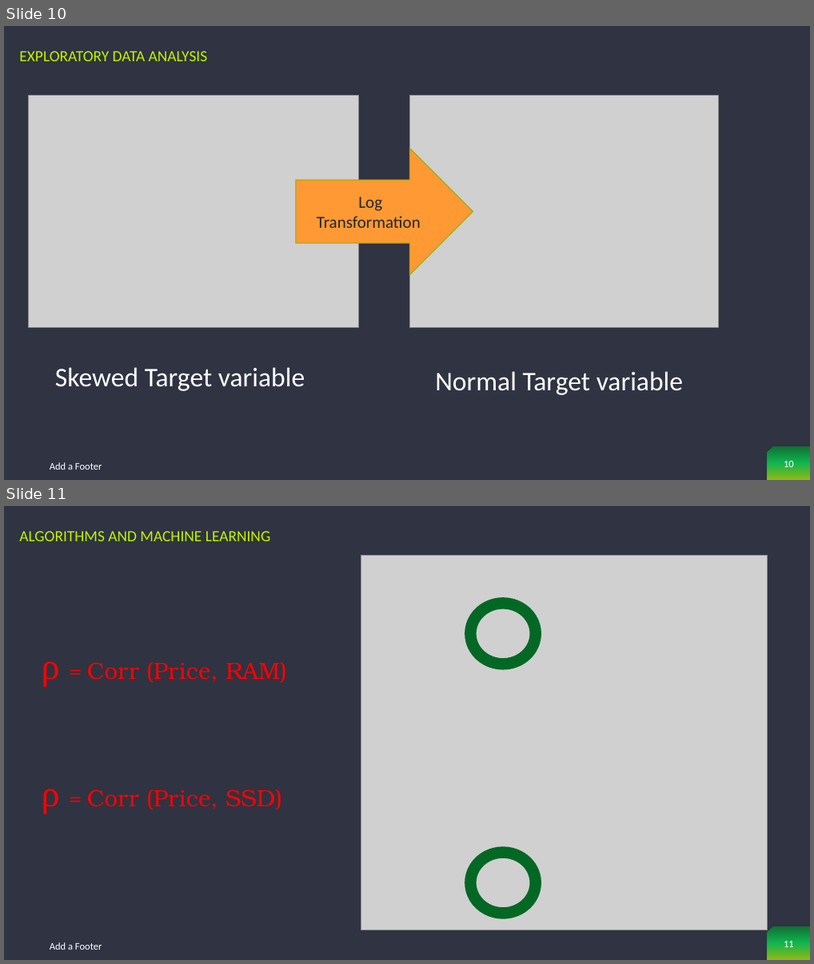
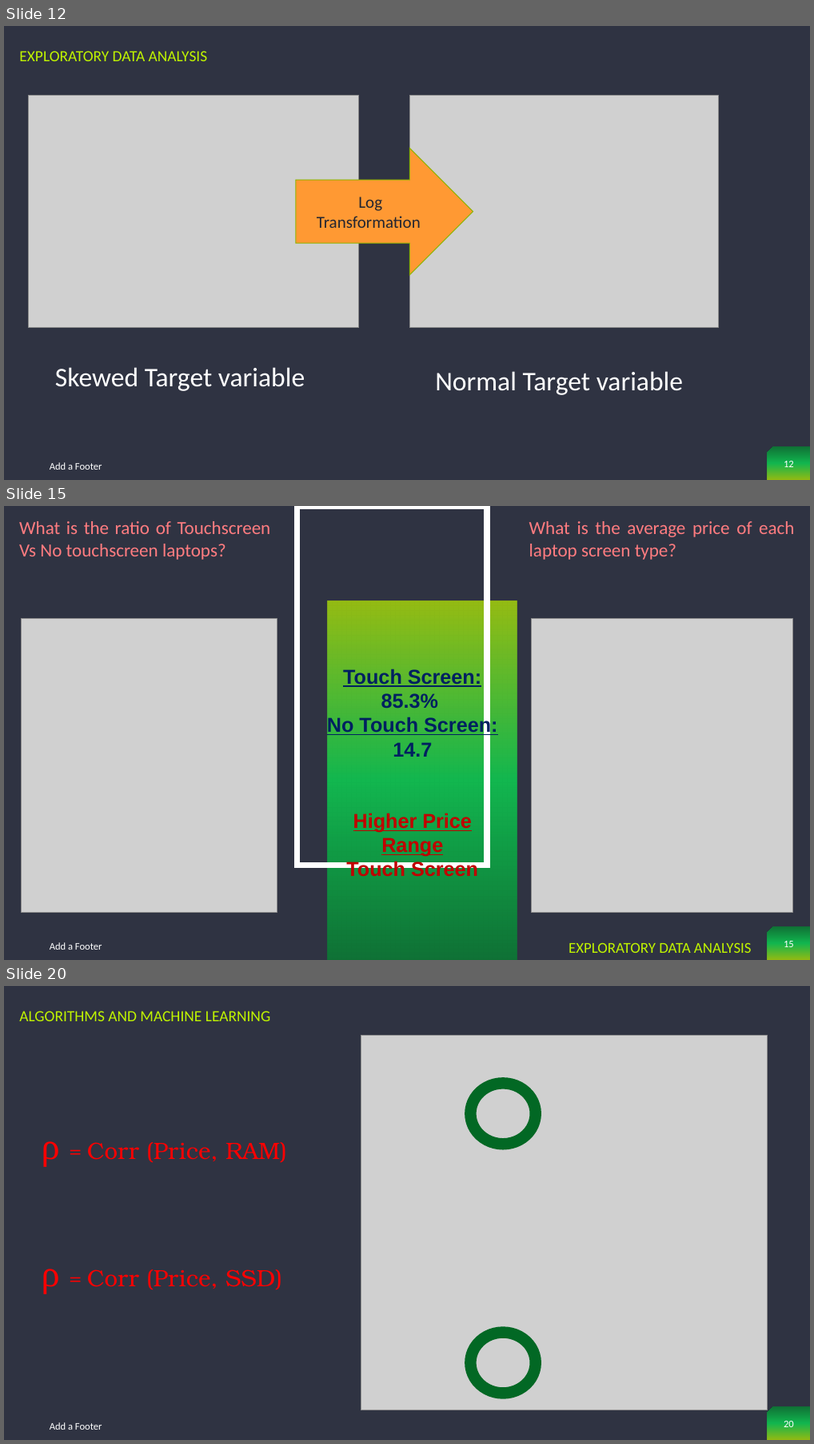
Before and after one commit to PassionateDataScientist/Laptop_price_capstone2, a slide deck: Laptop Price Prediction.pptx. Shown one above the other, each under a label of ours: slides 10 and 11 before the commit, slides 12, 15 and 20 after it; the slides between them are not shown. The pictures are 814x964 and 814x1444 pixels, drawn with LibreOffice and Linux fonts; fonts in the diff are those of the drawing; grey boxes stand for pictures. Boxes give left, top, right and bottom in pixels: in the first picture for what was removed or moved away, otherwise in the second. Text is boxed around its words. In the diff, an @@ line names an element or a change of style, - is before the commit and + after.

```diff
--- a/Laptop Price Prediction.pptx
+++ b/Laptop Price Prediction.pptx
@@ slide 15 added at <box>4,506,810,960</box>, background #2F3342; not listed: 1 template element that a slide beside it also shows @@
@@ text added at <box>19,521,271,560</box>, 22 pt, text #FF7C80 @@
+What is the ratio of Touchscreen Vs No touchscreen laptops?
@@ rectangle added at <box>298,506,487,864</box>, outline #FFFFFF 7 pt @@
@@ text added at <box>530,521,794,560</box>, 22 pt, text #FF7C80 @@
+What is the average price of each laptop screen type?
@@ rectangle added at <box>328,601,518,960</box>, fill gradient #038B30 to #05EE55 to #C0F400 @@
@@ picture added at <box>22,619,277,912</box> @@
@@ picture added at <box>531,619,793,912</box> @@
@@ text added at <box>327,669,498,756</box>, 24 pt, text #002060, bold, underline @@
+Touch Screen:
+85.3%
+No Touch Screen:
+14.7
@@ text added at <box>346,812,478,876</box>, 24 pt, text #C00000, bold, underline @@
+Higher Price Range
+Touch Screen
@@ text added at <box>50,942,102,949</box>, 12 pt, text #FFFFFF @@
+Add a Footer
@@ title added at <box>569,942,752,952</box>, 18 pt, text #C0F400 @@
+EXPLORATORY DATA ANALYSIS
@@ page number added at <box>784,940,794,947</box>, 12 pt, text #FFFFFF @@
+15
@@ what was slide 10 is now slide 12 @@
@@ page number at <box>784,460,794,467</box>: text changed @@
-10
+12
@@ what was slide 11 is now slide 20 @@
@@ page number at <box>784,1420,794,1427</box>: text changed @@
-11
+20
```
Also in this commit, not shown: 2 slides changed, 8 other slides added.
